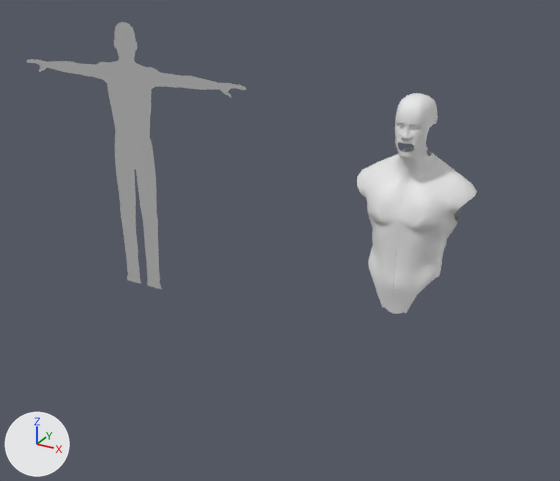
Before and after pictures for a commit that changed the Blender file Untitled.blend.
The view is the same before and after, from a 50 mm lens placed at (95.0, -285.0, 248.0), pointed at (-97.0, 64.0, 73.0). Arrows for +X, +Y and +Z are at lower left; the lights stay in place. The picture after the commit comes second.

Objects in the first picture: 'Char_Template', 'Plane.001'.
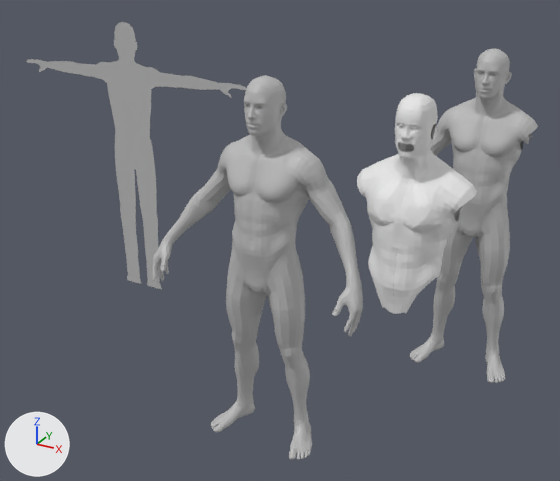
The change in detail:
Object 'Low_Poly_Male_body:Group2' (ob_low_poly_male_body_group2) is now shown.
Object 'Low_Poly_Male_body:Group2.001' (ob_low_poly_male_body_group2_001) is now shown.

Where the change shows, as pixel boxes (x1, y1, x2, y2) in the pictures (560 x 481 px):
'Low_Poly_Male_body:Group2.001', shown: after (152, 75, 363, 460)
'Low_Poly_Male_body:Group2', shown: after (410, 48, 538, 383)
